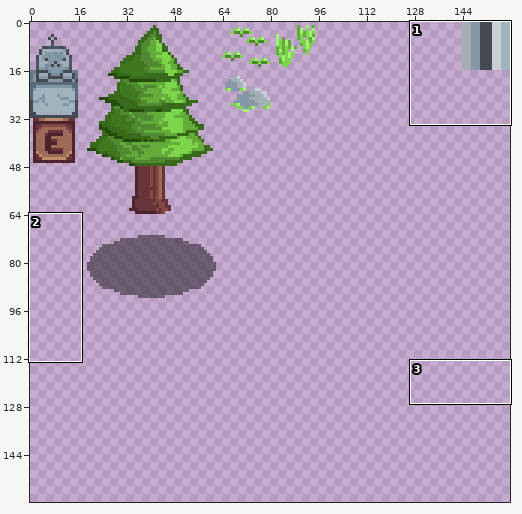
A sprite sheet gets an edit: Shallow Depths/Assets/Art Related/Sprites/Objects.png. The picture above shows the old version from afar; the outline marks the close-up.
Close-up. Old version:
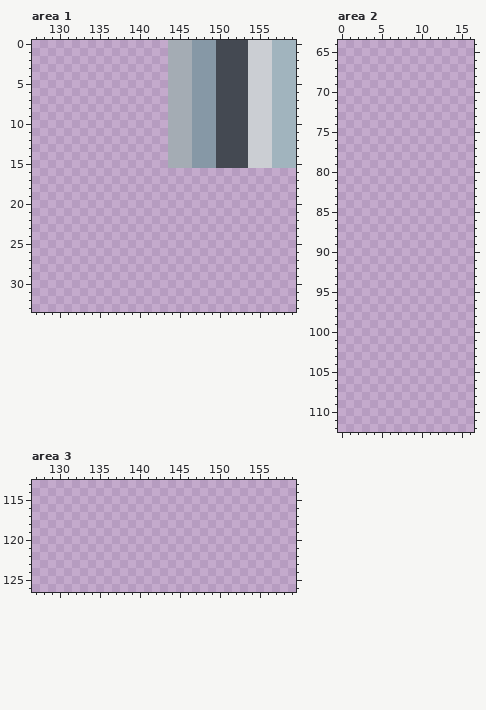
The file is 160x160 pixels. Pixels under 10% opacity are left out. Colours within 5 levels of each other are drawn and written as one. Shown: area 1: x 127..159, y 0..33; area 2: x 0..16, y 64..112; area 3: x 127..159, y 113..126. The commit also changed other parts of the picture, which this record leaves out.
After the commit:
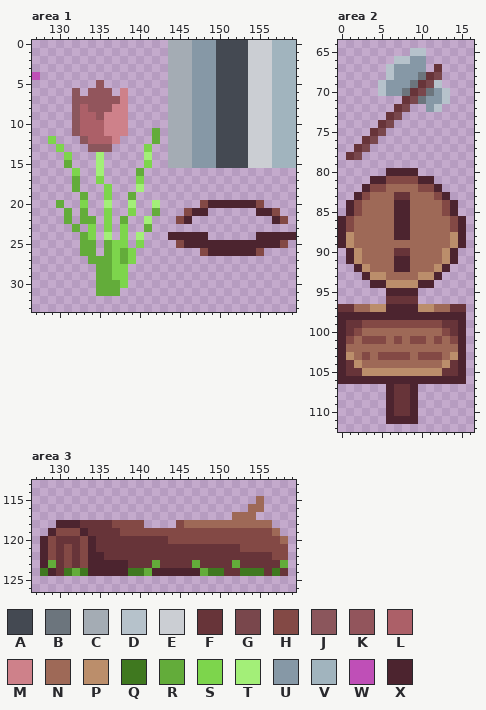
Palette (. is transparent): A #444952  B #6c757d  C #a4acb4  D #b6c2cb  E #cbced3  F #673439  G #79474c  H #834945  J #8b565c  K #92555c  L #ac6068  M #ce818a  N #9e6957  P #bb8e6b  Q #3f781f  R #63ac3a  S #7dd54c  T #a3ef78  U #8698a6  V #a1b4be  W #bf4fb7  X #4c242f
Edits made:
Changed rows in their new state; - is an unchanged pixel.
Area 1:
first column x 127:
 4 W--------------------------------
 5 --------K------------------------
 6 -----J-KKK-M---------------------
 7 -----JKKKKKM---------------------
 8 -----JLKKKMM---------------------
 9 -----JLLKMMM---------------------
10 -----JLLLMMM---------------------
11 -----JLLLMMM---R-----------------
12 --S---JLLLM----R-----------------
13 ---S---JJJ----S------------------
14 ----S---T-----T------------------
15 ----R---T-----S------------------
16 -----S--T----R-------------------
17 -----R--S----S-------------------
18 -----R---S---T-------------------
19 ------R--S--R--------------------
20 ---R--S--T--T--T-----HXXXXXXH----
21 ----R-R--S--S--R---HXX------XXH--
22 ----R-RR-S-R--T---HX----------XH-
23 -----R-S-S-S--R------------------
24 ------RS-T-S-T---XXXXX------XXXXX
25 ------RR-RSS-S----HXXXXXXXXXXXXH-
26 ------RR-RSRS--------HXXXXXXH----
27 -------RRRSRS--------------------
28 --------RRSS---------------------
29 --------RRSS---------------------
30 --------RRRS---------------------
31 --------RRR----------------------
Area 2:
first column x 0:
 65 ---------DD-----
 66 -------DDUU-----
 67 ------DUUUU-F---
 68 ------DUUUBFG---
 69 -----DUUUBFGD---
 70 -----DUUBFGBUD--
 71 --------FGBUUD--
 72 -------FG--UD---
 73 ------FG--------
 74 -----FG---------
 75 ----FG----------
 76 ---FG-----------
 77 --FG------------
 78 -FG-------------
 80 ------XXXX------
 81 ----XXHHHHXX----
 82 ---XHHNNNNHHX---
 83 --XHNNNFFNNNHX--
 84 -XHNNNNXXNNNNHX-
 85 -XHNNNNXXNNNNHX-
 86 XHNNNNNXXNNNNNHX
 87 XHNNNNNXXNNNNNHX
 88 XPNNNNNXXNNNNNPX
 89 XPNNNNNNNNNNNNPX
 90 -XPNNNNFFNNNNPX-
 91 -XPNNNNXXNNNNPX-
 92 --XPNNNXXNNNPX--
 93 ---XPPNNNNPPX---
 94 ----XXPPPPXX----
 95 ------XXXX------
 96 ------FFFF------
 97 FFNNPPXXXXPPNNFF
 98 XXXXXXXXXXXXXXXX
 99 XFFHHHHHHHHHHFFX
100 XFHNNNNNNNNNNHFX
101 XHNHHHNHNHHNHNHX
102 XNNNNNNNNNNNNNNX
103 XPNHNHHHHNHHHNPX
104 XFPNNNNNNNNNNPFX
105 XFFPPPPPPPPPPFFX
106 XXXXXXXXXXXXXXXX
107 ------XFFX------
108 ------XFFX------
109 ------XFFX------
110 ------XFFX------
111 ------XXXX------
Area 3:
first column x 128:
115 ---------------------------N---
116 --------------------------NN---
117 ------------------------NNN----
118 --XXXFFFFHHHH----HNNNNNNNNNNN--
119 -XHHHXFFFFHHHHHHHHHHHHHHHHHHHN-
120 XHFFFHXFFFFFFFFFHHHHHHHHHHHHHHN
121 XHFHFHXFFFFFFFFFFFFFFFFFFHHHHHH
122 XHFHFHXXFFFFFFFFFFFFFFFFFFFFFHH
123 XRFHFHXXXXXFFFRFFFFRFFFFRFFFFFR
124 QXFQRQXXXXXQQRXXXXXXRQQFFQQQFQF
Where, in picture pixels (left, top, right, bottom), the same in both close-ups:
added: (32, 72, 296, 296)
added: (338, 48, 466, 424)
added: (40, 496, 288, 576)
